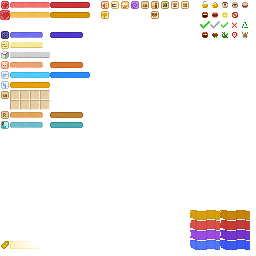
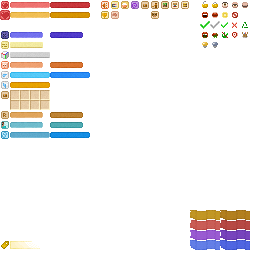
Two versions of the same layered image (256x256). Layer-by-layer changes:
added layer "空气 - 满" above "空气 - 空" over bbox(2, 132, 90, 138)
added layer "空气 - 空" above "空气" over bbox(10, 132, 50, 138)
added layer "空气" above "暗灯" over bbox(1, 131, 9, 139)
added layer "暗灯" above "亮灯" over bbox(212, 42, 218, 48)
added layer "亮灯" above "脑子" over bbox(202, 42, 208, 48)
added layer "脑子" above "无敌" over bbox(111, 11, 119, 19)
painted on "标签 - 黄 拷贝" over bbox(190, 210, 220, 220)
painted on "标签 - 黄" over bbox(220, 210, 250, 220)
painted on "标签 - 红 拷贝" over bbox(190, 220, 220, 230)
painted on "标签 - 红" over bbox(220, 220, 250, 230)
painted on "标签 - 紫 拷贝" over bbox(190, 230, 220, 240)
painted on "标签 - 紫" over bbox(220, 230, 250, 240)
painted on "标签 - 蓝 拷贝" over bbox(190, 240, 220, 250)
painted on "标签 - 蓝" over bbox(220, 240, 250, 250)
